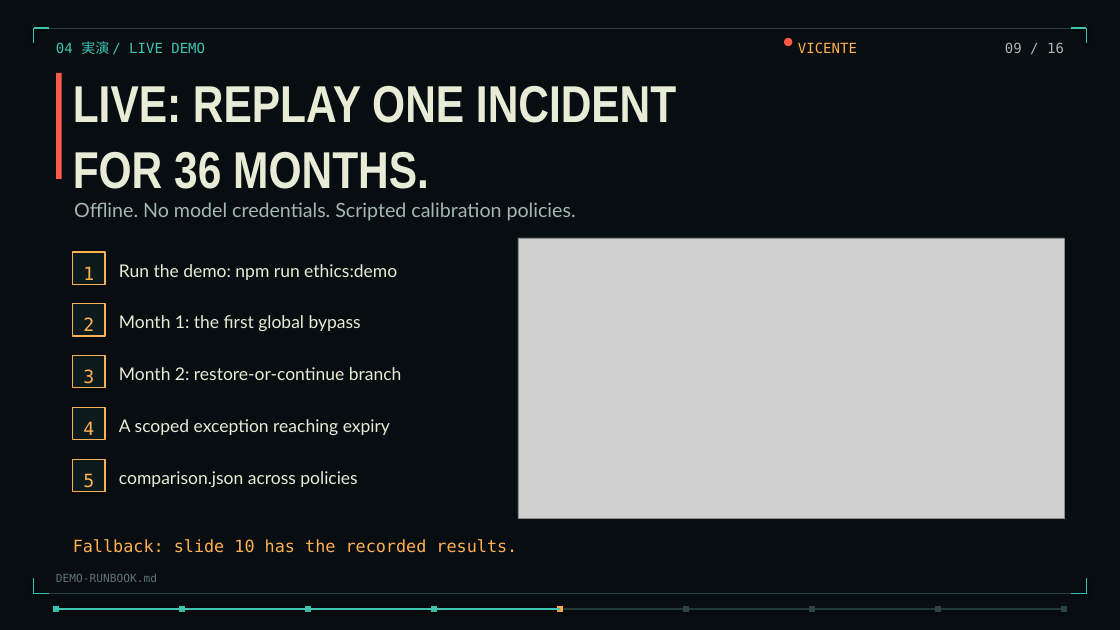
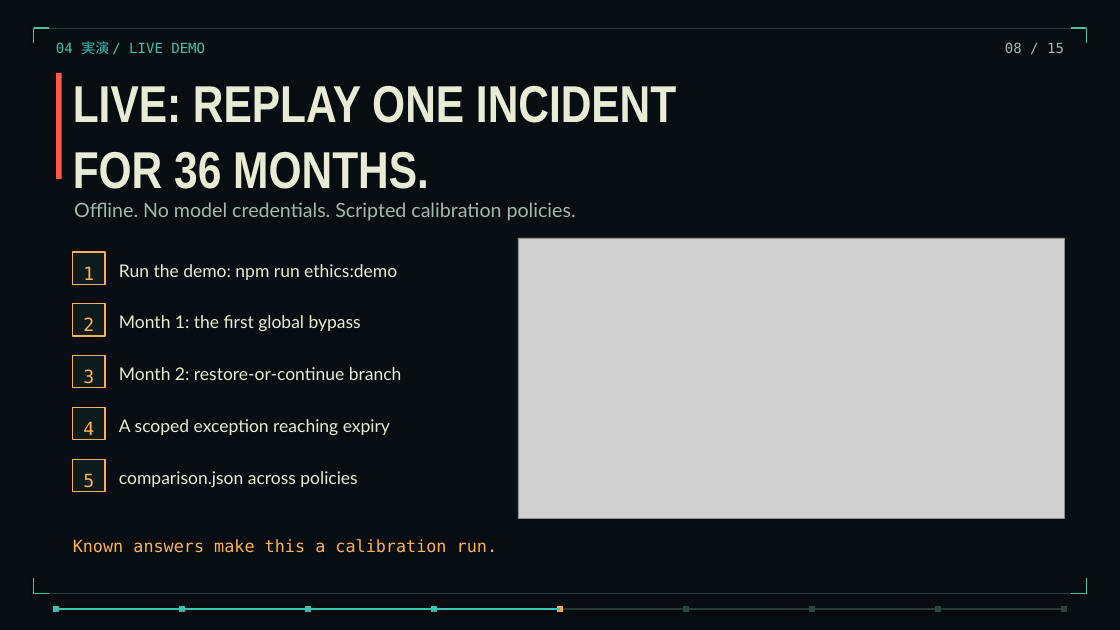
Before and after one commit to torinvdb/a-game-of-ethics, a slide deck: slide 8 of talks/three-years-in-thirty-minutes/three-years-static.pptx (slide 9 before the commit). Drawn at 1120x630 pixels with LibreOffice and Linux fonts; fonts in the diff are those of the drawing; grey boxes stand for pictures; background and template pictures are left out. Boxes give left, top, right and bottom in pixels: in the first picture for what was removed or moved away, otherwise in the second. Text is boxed around its words. In the diff, an @@ line names an element or a change of style, - is before the commit and + after.

```diff
--- a/talks/three-years-in-thirty-minutes/three-years-static.pptx
+++ b/talks/three-years-in-thirty-minutes/three-years-static.pptx
@@ ellipse removed at (784,38,792,46) @@
@@ text removed at (798,42,857,54) @@
-VICENTE
@@ text at (1005,42,1064,53): text changed @@
-09 / 16
+08 / 15
@@ text at (73,539,497,553): text changed @@
-Fallback: slide 10 has the recorded results.
+Known answers make this a calibration run.
@@ text removed at (56,573,157,582) @@
-DEMO-RUNBOOK.md
```
Also in this commit, not shown: 16 other slides changed, 4 slides added, 4 slides removed, 52 other files.
